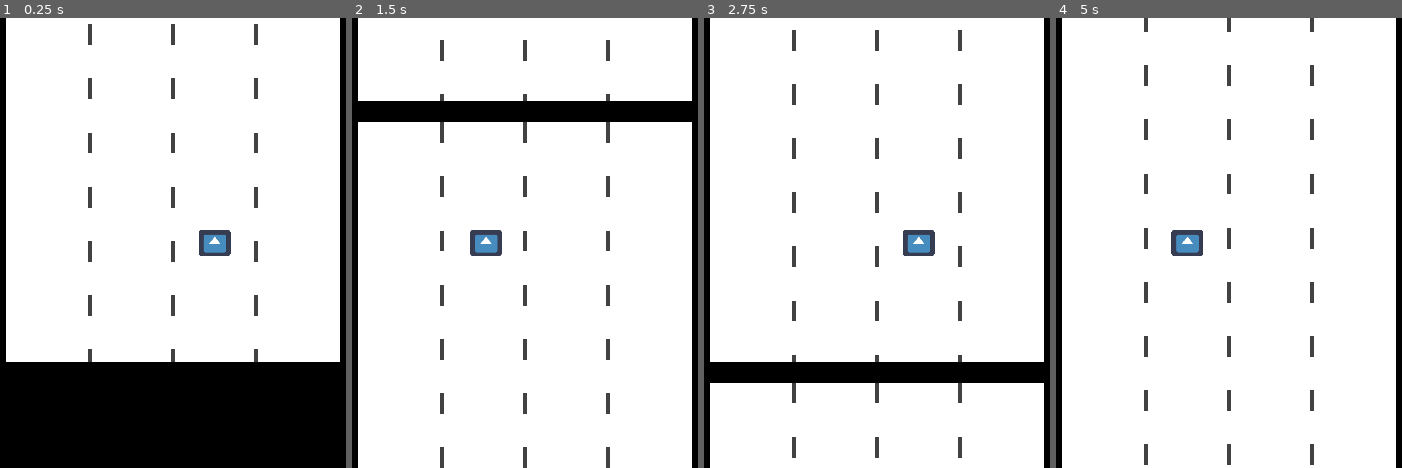
Above: before the commit, frames 1-4 (left to right).
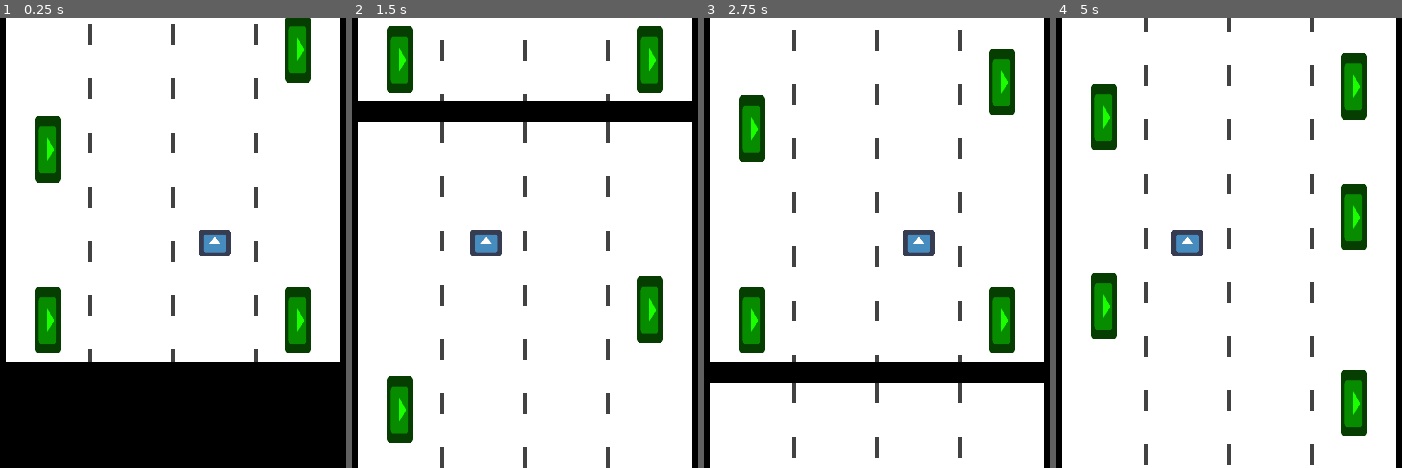
Above: after the commit, the same moments.

Repository: lajollagamesclub/week-139-followers
Game: Godot game, scene res://Main.tscn
Two runs of this game, one before a commit and one after it. Both use one fixed random seed, a clock stepped at 60 frames per second and the inputs below. The engine's default icon, where the game draws it, is replaced by a stand-in: a white triangle on a blue panel in a dark square.
Inputs:
- Up to frame 1 (0.25 s): no input
- Up to frame 2 (1.5 s): hold D (g_right) 0.53-1.28 s; hold A (g_left) from 1.28 s (still down)
- Up to frame 3 (2.75 s): release A (g_left) at 2.03 s; hold D (g_right) from 2.03 s (still down)
- Up to frame 4 (5 s): release D (g_right) at 3.53 s; hold A (g_left) from 3.53 s (still down)

The runs differ from the first frame. In frame 1, 4.4% of the frame differs, in the area x 10-90%, y 0-75%; in frame 2, 4.4%; in frame 3, 4.4%; in frame 4, 5.5%, in the area x 10-90%, y 7-93%.

Commit message:
Add suitcases on train cars

Diff:
--- /dev/null
+++ b/src/Suitcase.gd
@@ -0,0 +1,5 @@
+extends Area2D
+
+class_name Suitcase
+
+var length: float = 200.0
--- /dev/null
+++ b/src/Suitcase.tscn
@@ -0,0 +1,19 @@
+[gd_scene load_steps=4 format=2]
+
+[ext_resource path="res://icon.png" type="Texture" id=1]
+[ext_resource path="res://Suitcase.gd" type="Script" id=2]
+
+[sub_resource type="RectangleShape2D" id=1]
+extents = Vector2( 32.9837, 79.6095 )
+
+[node name="Suitcase" type="Area2D"]
+script = ExtResource( 2 )
+
+[node name="Sprite" type="Sprite" parent="."]
+modulate = Color( 0.101961, 1, 0, 1 )
+rotation = 1.5708
+scale = Vector2( 2.5, 1 )
+texture = ExtResource( 1 )
+
+[node name="CollisionShape2D" type="CollisionShape2D" parent="."]
+shape = SubResource( 1 )
--- a/src/TrainCar.gd
+++ b/src/TrainCar.gd
@@ -3,12 +3,29 @@
 class_name TrainCar
 
 const player_state = preload("res://player_state.tres")
+const suitcase_offset = 300.0
+const max_suitcase_len = 100.0 # don't go off top of train
 
 var length: float = 1200.0
 
 func _ready():
+	randomize()
 	player_state.connect("moved", self, "_player_moved")
 	update_visible_length()
+
+	# spawn suitcases
+	spawn_suitcases(-suitcase_offset)
+	spawn_suitcases(suitcase_offset)
+
+func spawn_suitcases(x_offset: float) -> void:
+	var cur_y_pos: float = length - 100.0
+	var cur_suitcase: Suitcase = preload("res://Suitcase.tscn").instance()
+	while cur_y_pos > cur_suitcase.length + 50.0:
+		add_child(cur_suitcase)
+		cur_suitcase.position = Vector2(x_offset, cur_y_pos)
+		cur_y_pos -= rand_range(cur_suitcase.length + 30.0, 700.0)
+		cur_suitcase = preload("res://Suitcase.tscn").instance()
+	cur_suitcase.free() # loop will quit with an unused node
 
 func update_visible_length():
 	$ColorRect.rect_size.y = length
--- a/src/TrainCar.tscn
+++ b/src/TrainCar.tscn
@@ -1,6 +1,5 @@
-[gd_scene load_steps=5 format=2]
+[gd_scene load_steps=4 format=2]
 
-[ext_resource path="res://DottedLine.gd" type="Script" id=1]
 [ext_resource path="res://TrainCar.gd" type="Script" id=2]
 [ext_resource path="res://DottedLine.tscn" type="PackedScene" id=3]
 [ext_resource path="res://LaneSeparators.gd" type="Script" id=4]
@@ -24,29 +23,13 @@
 position = Vector2( -960, 0 )
 script = ExtResource( 4 )
 
-[node name="MiddleLine" type="Node2D" parent="LaneSeparators" instance=ExtResource( 3 )]
-position = Vector2( 960, 0 )
-script = ExtResource( 1 )
-line_length = 50.0
-gap_length = 80.0
+[node name="MiddleLine" parent="LaneSeparators" instance=ExtResource( 3 )]
 total_length = 130.0
-width = 10.0
-color = Color( 0.258824, 0.258824, 0.258824, 1 )
 
-[node name="RightLine" type="Node2D" parent="LaneSeparators" instance=ExtResource( 3 )]
+[node name="RightLine" parent="LaneSeparators" instance=ExtResource( 3 )]
 position = Vector2( 1160, 0 )
-script = ExtResource( 1 )
-line_length = 50.0
-gap_length = 80.0
 total_length = 130.0
-width = 10.0
-color = Color( 0.258824, 0.258824, 0.258824, 1 )
 
-[node name="LeftLane" type="Node2D" parent="LaneSeparators" instance=ExtResource( 3 )]
+[node name="LeftLane" parent="LaneSeparators" instance=ExtResource( 3 )]
 position = Vector2( 760, 0 )
-script = ExtResource( 1 )
-line_length = 50.0
-gap_length = 80.0
 total_length = 130.0
-width = 10.0
-color = Color( 0.258824, 0.258824, 0.258824, 1 )
--- a/src/project.godot
+++ b/src/project.godot
@@ -9,12 +9,18 @@
 config_version=4
 
 _global_script_classes=[ {
+"base": "Area2D",
+"class": "Suitcase",
+"language": "GDScript",
+"path": "res://Suitcase.gd"
+}, {
 "base": "Node2D",
 "class": "TrainCar",
 "language": "GDScript",
 "path": "res://TrainCar.gd"
 } ]
 _global_script_class_icons={
+"Suitcase": "",
 "TrainCar": ""
 }
 
